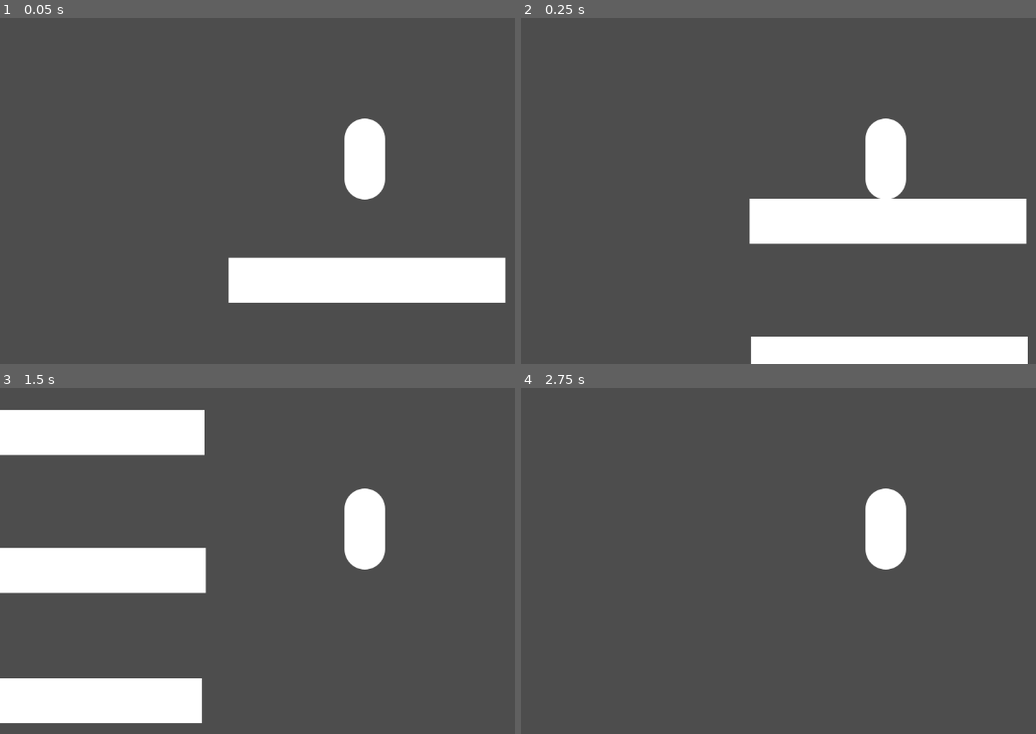
Above: before the commit, frames 1-4 (two rows, left to right).
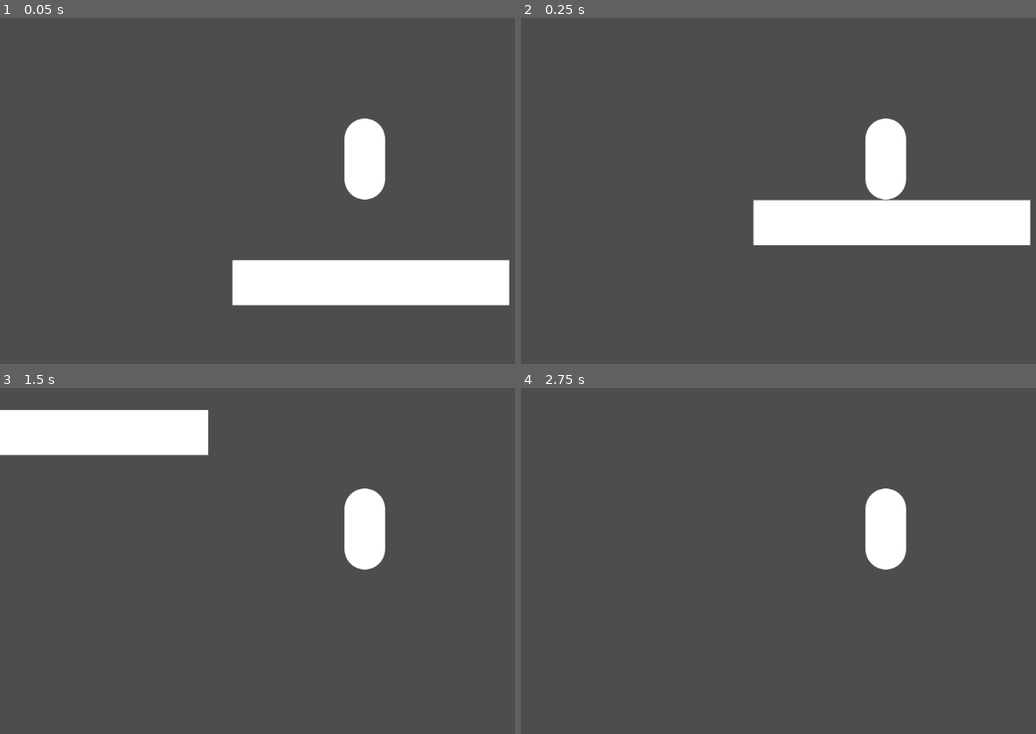
Above: after the commit, the same moments.

Repository: cookiemonsternz/SLIFT-Public
Game: Godot game, scene res://scenes/test.tscn
The game is run twice, just before and just after one commit, with the same random seed, the same clock (stepped at 60 frames per second) and the same inputs. The project has no main scene, so this scene is started directly.
Inputs:
- Up to frame 1 (0.05 s): no input
- Up to frame 2 (0.25 s): no input
- Up to frame 3 (1.5 s): tap Enter at 0.5 s; hold D (move_right) from 0.53 s (still down); tap Space (player_jump) at 0.77 s
- Up to frame 4 (2.75 s): tap Space (player_jump) at 1.52 s; release D (move_right) at 2.03 s; hold A (move_left) from 2.03 s (still down)

The runs differ from the first frame. In frame 1, 1.2% of the frame differs, in the area x 44-99%, y 69-84%; in frame 2, 5.0%; in frame 3, 10%, in the area x 0-41%, y 6-97%; in frame 4, nothing differs.

Commit message:
Light Exposure stage 1
+1

Diff:
--- a/project.godot
+++ b/project.godot
@@ -13,6 +13,10 @@
 config/name="SLIFT"
 config/features=PackedStringArray("4.3", "Forward Plus")
 config/icon="res://icon.svg"
+
+[global_group]
+
+Player="Player Character"
 
 [input]
 
@@ -31,3 +35,8 @@
 "events": [Object(InputEventKey,"resource_local_to_scene":false,"resource_name":"","device":-1,"window_id":0,"alt_press …(191 unchanged characters)…
 ]
 }
+
+[layer_names]
+
+2d_physics/layer_1="Player"
+2d_physics/layer_3="Light"
--- /dev/null
+++ b/scenes/light.gd
@@ -0,0 +1,28 @@
+extends Area2D
+
+var light_exposure = 0
+@export var exposure_data: Timer
+
+# Called when the node enters the scene tree for the first time.
+func _ready() -> void:
+	pass # Replace with function body.
+
+
+# Called every frame. 'delta' is the elapsed time since the previous frame.
+func _process(delta: float) -> void:
+	pass
+
+
+
+func _on_body_entered(body: Node2D) -> void:
+	if body.is_in_group("Player"):
+		exposure_data.start()
+
+
+func _on_body_exited(body: Node2D) -> void:
+	exposure_data.stop()
+
+
+func _on_exposure_timeout() -> void:
+	light_exposure += 1
+	get_tree().get_first_node_in_group("Player").light_exposure += 1
--- /dev/null
+++ b/scenes/light.tscn
@@ -0,0 +1,20 @@
+[gd_scene load_steps=3 format=3 uid="uid://kg0j10dirld4"]
+
+[ext_resource type="Script" path="res://scenes/light.gd" id="1_7qyk1"]
+
+[sub_resource type="RectangleShape2D" id="RectangleShape2D_f3dhg"]
+size = Vector2(61, 51)
+
+[node name="Node2D" type="Area2D" node_paths=PackedStringArray("exposure_data")]
+script = ExtResource("1_7qyk1")
+exposure_data = NodePath("Exposure")
+
+[node name="CollisionShape2D" type="CollisionShape2D" parent="."]
+shape = SubResource("RectangleShape2D_f3dhg")
+
+[node name="Exposure" type="Timer" parent="."]
+wait_time = 0.1
+
+[connection signal="body_entered" from="." to="." method="_on_body_entered"]
+[connection signal="body_exited" from="." to="." method="_on_body_exited"]
+[connection signal="timeout" from="Exposure" to="." method="_on_exposure_timeout"]
--- a/scenes/player.tscn
+++ b/scenes/player.tscn
@@ -34,7 +34,8 @@
 rotation = 0.0
 scale = Vector2(1, 1)
 
-[node name="Player" type="CharacterBody2D" node_paths=PackedStringArray("jump_buffer_timer", "Kyote")]
+[node name="Player" type="CharacterBody2D" node_paths=PackedStringArray("jump_buffer_timer", "Kyote") groups=["Player"]]
+collision_mask = 5
 script = ExtResource("1_l73r6")
 jump_buffer_timer = NodePath("JumpBufferTimer")
 Kyote = NodePath("Kyote")
--- a/scenes/test.tscn
+++ b/scenes/test.tscn
@@ -1,8 +1,9 @@
-[gd_scene load_steps=7 format=3 uid="uid://br85yumpnqgit"]
+[gd_scene load_steps=8 format=3 uid="uid://br85yumpnqgit"]
 
 [ext_resource type="PackedScene" uid="uid://dpkwg527it5ai" path="res://scenes/player.tscn" id="1_ul5aj"]
 [ext_resource type="Script" path="res://addons/shape_texture_2d/shape_texture_2d.gd" id="2_pirk4"]
 [ext_resource type="Script" path="res://addons/shape_texture_2d/drawable_rectangle.gd" id="3_v07sq"]
+[ext_resource type="PackedScene" uid="uid://kg0j10dirld4" path="res://scenes/light.tscn" id="4_637dr"]
 
 [sub_resource type="RectangleShape2D" id="RectangleShape2D_n3i5c"]
 size = Vector2(438, 72)
@@ -46,20 +47,8 @@
 scale = Vector2(3.41406, 0.554688)
 texture = SubResource("Texture2D_g27ne")
 
-[node name="Sprite2D2" type="Sprite2D" parent="Floor"]
-position = Vector2(2, 243)
-scale = Vector2(3.41406, 0.554688)
-texture = SubResource("Texture2D_g27ne")
+[node name="Player" parent="." instance=ExtResource("1_ul5aj")]
+position = Vector2(-10, -175)
 
-[node name="Sprite2D3" type="Sprite2D" parent="Floor"]
-position = Vector2(-4, 449)
-scale = Vector2(3.41406, 0.554688)
-texture = SubResource("Texture2D_g27ne")
-
-[node name="Sprite2D4" type="Sprite2D" parent="Floor"]
-position = Vector2(-7, 653)
-scale = Vector2(3.41406, 0.554688)
-texture = SubResource("Texture2D_g27ne")
-
-[node name="Player" parent="." instance=ExtResource("1_ul5aj")]
-position = Vector2(-4, -171)
+[node name="Node2D" parent="." instance=ExtResource("4_637dr")]
+position = Vector2(170, -88)
--- a/scripts/player.gd
+++ b/scripts/player.gd
@@ -4,30 +4,19 @@
 @export var Kyote: Timer
 
 
-const SPEED = 350.0 # Base horizontal movement speed
-const ACCELERATION = 1200.0 # Base acceleration
-const FRICTION = 1400.0 # Base friction
-const GRAVITY = 2000.0 # Gravity when moving upwards
-const FALL_GRAVITY = 3000.0 # Gravity when falling downwards
-const FAST_FALL_GRAVITY = 5000.0 # Gravity while holding "fast_fall"
-const WALL_GRAVITY = 25.0 # Gravity while sliding on a wall
 const JUMP_VELOCITY = -700.0 # Maximum jump strength
-const WALL_JUMP_VELOCITY = -700.0 # Maximum wall jump strength
-const WALL_JUMP_PUSHBACK = 300.0 # Horizontal push strength off walls
-const INPUT_BUFFER_PATIENCE = 0.1 # Input queue patience time
-const COYOTE_TIME = 0.08 # Coyote patience time
+
 
 const gravity_strength = 3000
+var light_exposure = 0
 var can_kyote: bool = false
 var coyote_jump_available := true
-
 var kyote_timer_reset = true
-
 var timer = Timer.new()
 
 
 func _process(delta: float) -> void:
-
+	print(light_exposure)
 	var input_chosen = Input.get_axis("move_left", "move_right")
 	var hit_jump = Input.is_action_just_pressed("player_jump")
 
@@ -52,7 +41,6 @@
 		velocity.y = JUMP_VELOCITY
 		jump_buffer_timer.stop()
 
-
 	velocity.x = 500 * input_chosen
 	if hit_jump and is_on_floor():
 		can_kyote = false
